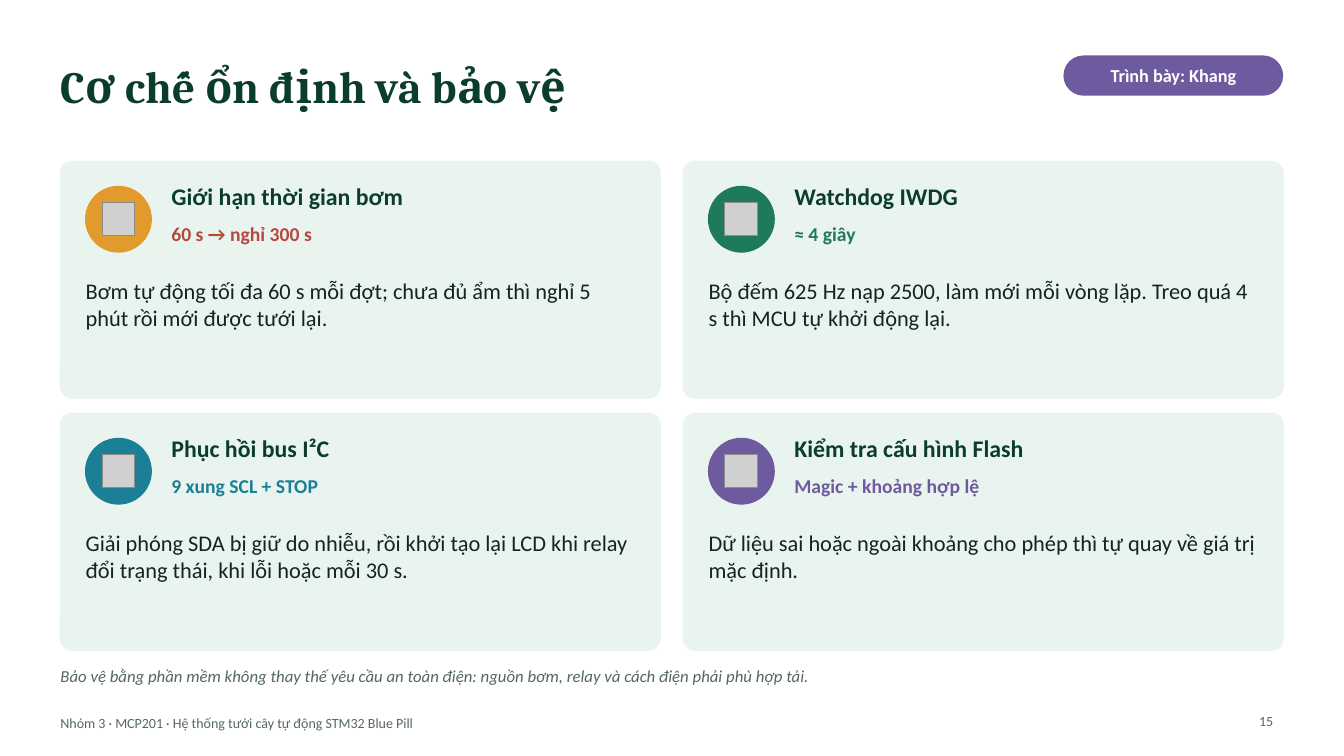
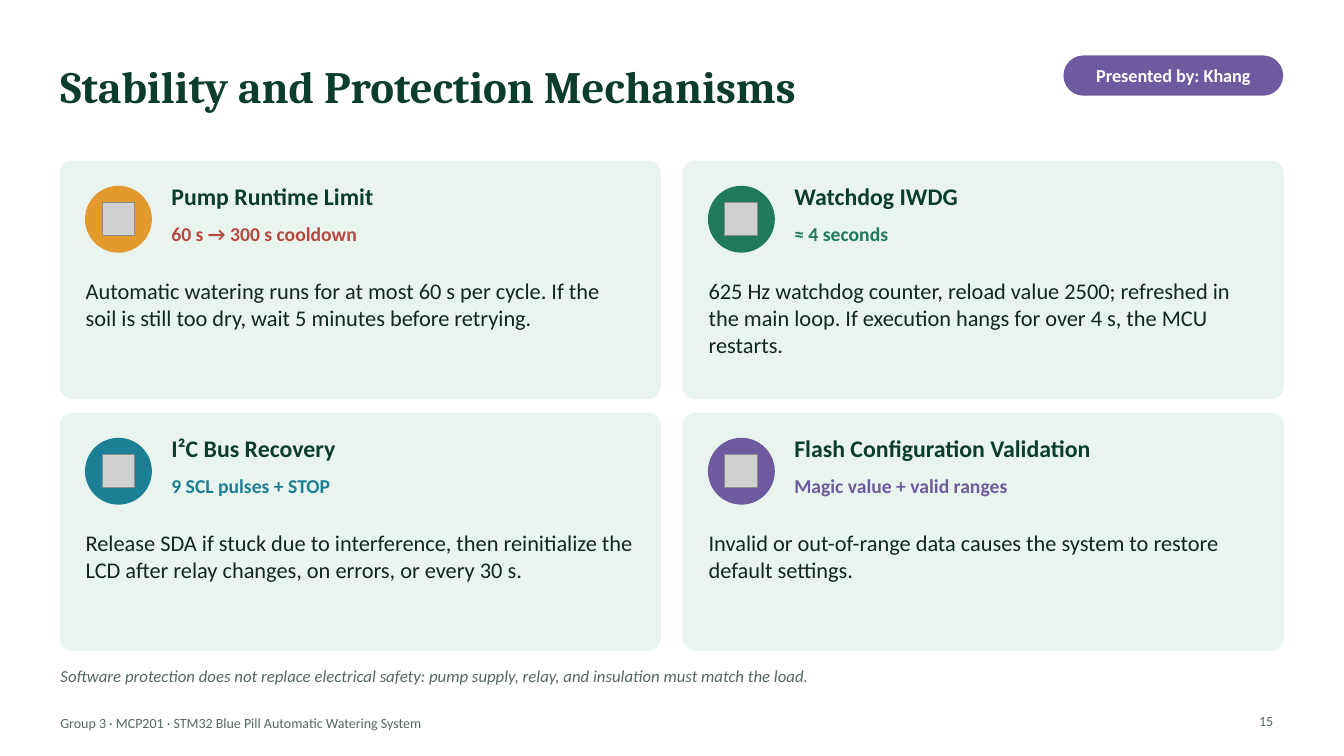
Before and after one commit to vukhangdeeptry/Automatic-Plant-Watering-System-using-STM32-Blue-Pill, a slide deck: slide 15 of Documentation/Slide_FinalThuyetTrinh_TuoiCay_STM32.pptx. Drawn at 1344x756 pixels with LibreOffice and Linux fonts; fonts in the diff are those of the drawing; grey boxes stand for pictures. Boxes give left, top, right and bottom in pixels: in the first picture for what was removed or moved away, otherwise in the second. Text is boxed around its words. In the diff, an @@ line names an element or a change of style, - is before the commit and + after.

```diff
--- a/Documentation/Slide_FinalThuyetTrinh_TuoiCay_STM32.pptx
+++ b/Documentation/Slide_FinalThuyetTrinh_TuoiCay_STM32.pptx
@@ title at bbox=[60, 72, 796, 113]: text changed @@
-Cơ chế ổn định và bảo vệ
+Stability and Protection Mechanisms
@@ text at bbox=[1096, 69, 1251, 85]: text changed @@
-Trình bày: Khang
+Presented by: Khang
@@ text at bbox=[171, 188, 373, 209]: text changed @@
-Giới hạn thời gian bơm
+Pump Runtime Limit
@@ text at bbox=[171, 227, 357, 241]: text changed @@
-60 s → nghỉ 300 s
+60 s → 300 s cooldown
@@ text at bbox=[808, 227, 888, 241]: text changed @@
-≈ 4 giây
+≈ 4 seconds
@@ text at bbox=[86, 283, 599, 330]: text changed @@
-Bơm tự động tối đa 60 s mỗi đợt; chưa đủ ẩm thì nghỉ 5 phút rồi mới được tưới lại.
+Automatic watering runs for at most 60 s per cycle. If the soil is still too dry, wait 5 minutes before retrying.
@@ text at bbox=[709, 283, 1230, 353]: text changed @@
-Bộ đếm 625 Hz nạp 2500, làm mới mỗi vòng lặp. Treo quá 4 s thì MCU tự khởi động lại.
+625 Hz watchdog counter, reload value 2500; refreshed in the main loop. If execution hangs for over 4 s, the MCU restarts.
@@ text at bbox=[171, 438, 336, 461]: text changed @@
-Phục hồi bus I²C
+I²C Bus Recovery
@@ text at bbox=[794, 440, 1090, 461]: text changed @@
-Kiểm tra cấu hình Flash
+Flash Configuration Validation
@@ text at bbox=[171, 479, 330, 496]: text changed @@
-9 xung SCL + STOP
+9 SCL pulses + STOP
@@ text at bbox=[794, 479, 1008, 497]: text changed @@
-Magic + khoảng hợp lệ
+Magic value + valid ranges
@@ text at bbox=[86, 535, 632, 582]: text changed @@
-Giải phóng SDA bị giữ do nhiễu, rồi khởi tạo lại LCD khi relay đổi trạng thái, khi lỗi hoặc mỗi 30 s.
+Release SDA if stuck due to interference, then reinitialize the LCD after relay changes, on errors, or every 30 s.
@@ text at bbox=[709, 535, 1219, 582]: text changed @@
-Dữ liệu sai hoặc ngoài khoảng cho phép thì tự quay về giá trị mặc định.
+Invalid or out-of-range data causes the system to restore default settings.
@@ text at bbox=[60, 670, 808, 685]: text changed @@
-Bảo vệ bằng phần mềm không thay thế yêu cầu an toàn điện: nguồn bơm, relay và cách điện phải phù hợp tải.
+Software protection does not replace electrical safety: pump supply, relay, and insulation must match the load.
@@ text at bbox=[60, 718, 421, 731]: text changed @@
-Nhóm 3 · MCP201 · Hệ thống tưới cây tự động STM32 Blue Pill
+Group 3 · MCP201 · STM32 Blue Pill Automatic Watering System
```
Also in this commit, not shown: 17 other slides changed, 1 slide added, 1 slide removed.
